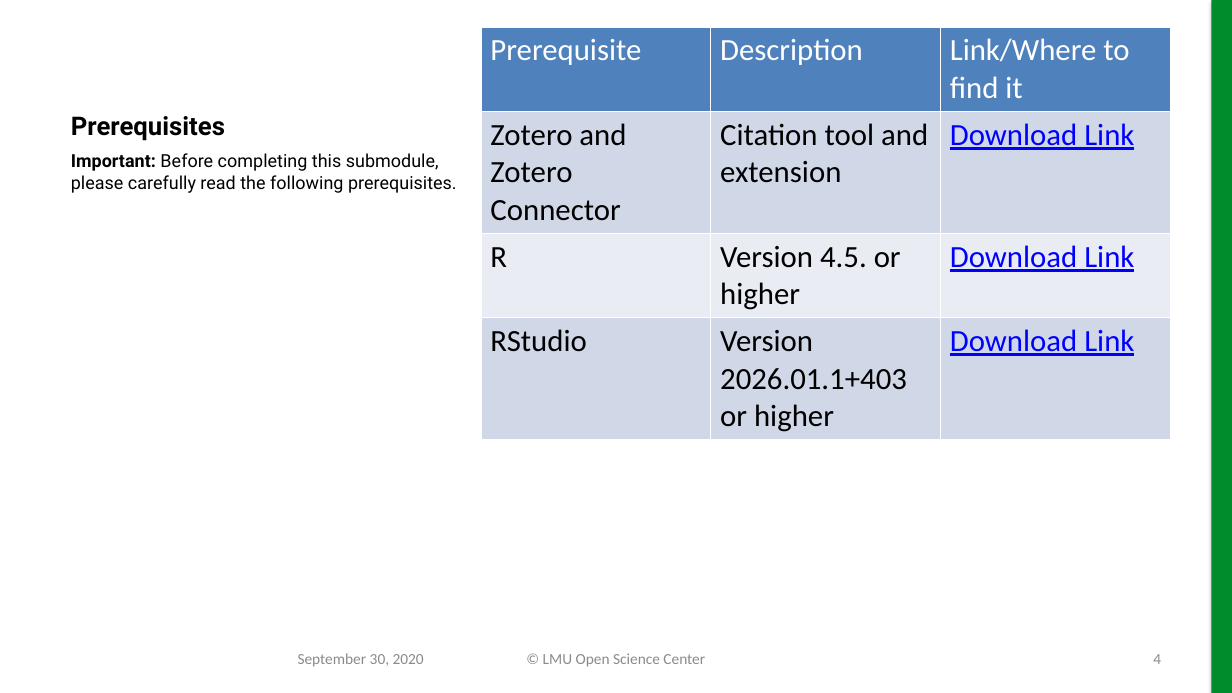
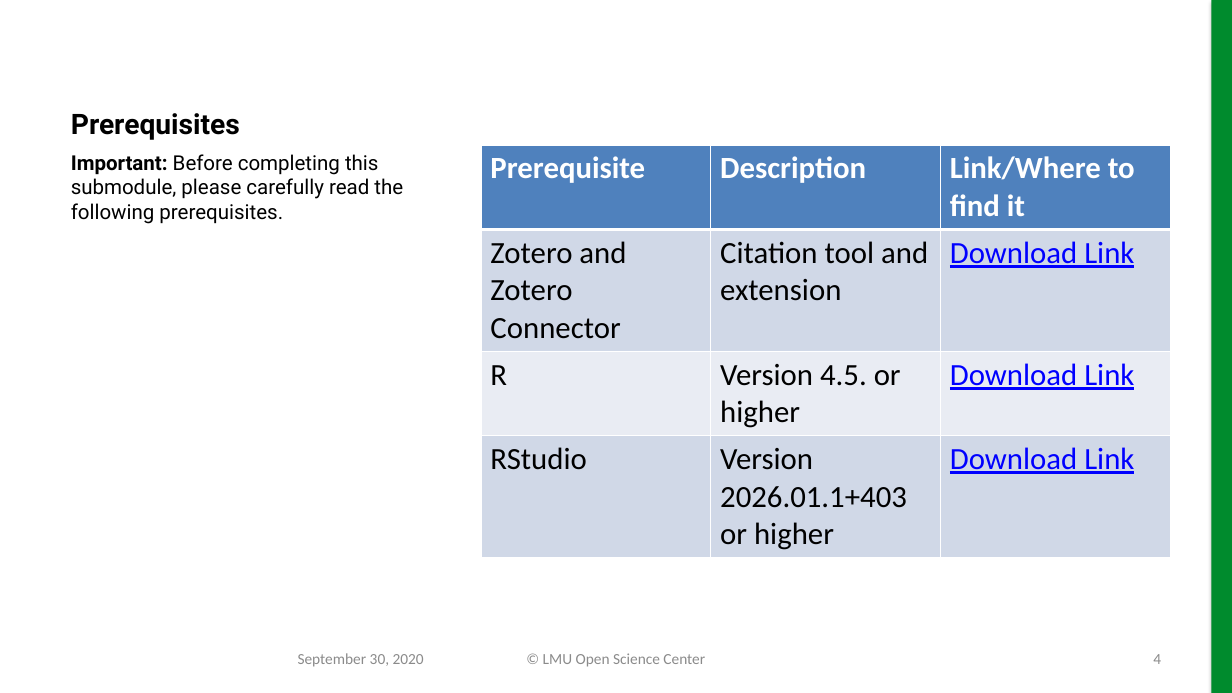
Before and after one commit to lmu-osc/slides-zenodo, a slide deck: slide 4 of working-output.pptx. Drawn at 1232x693 pixels with LibreOffice and Linux fonts; fonts in the diff are those of the drawing; background and template pictures are left out. Boxes give left, top, right and bottom in pixels: in the first picture for what was removed or moved away, otherwise in the second. Text is boxed around its words. In the diff, an @@ line names an element or a change of style, - is before the commit and + after.

```diff
--- a/working-output.pptx
+++ b/working-output.pptx
@@ title "Prerequisites" at box(71, 113, 240, 140): size 20 to 22 pt @@
@@ text "Important: Before completing this submodule, ..." at box(71, 154, 403, 224): size 14 to 16 pt @@
@@ table at box(482, 145, 1172, 618) @@
@@ bold on in "Prerequisite", "Description", "Link/Where to find it" @@
@@ table: place and size @@
-table at box(482, 27, 1172, 617)
+table at box(482, 145, 1172, 618)
```
Also in this commit, not shown: 6 other slides changed, 11 other files.
